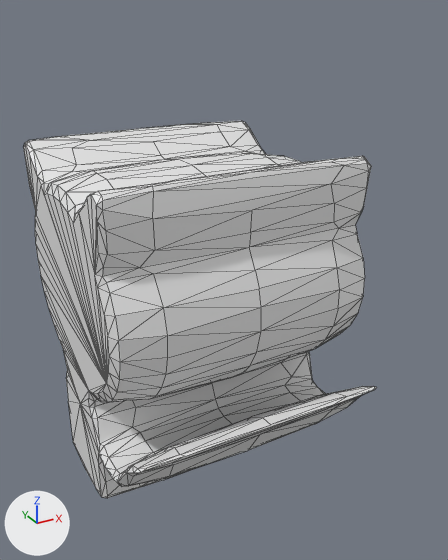
A saved change to the FBX model Assets/LowPoly_GamePorfolio/Models/Github.fbx.
Before and after are seen from a 50 mm lens placed at (-1.38, 15.42, 1.76), pointed at (0.13, 18.18, 0.38). The lights are fixed; the arrows at lower left show +X, +Y and +Z. Mesh edges are drawn as thin lines. Where no turn or scale is listed for an object, it has been applied to the vertices.
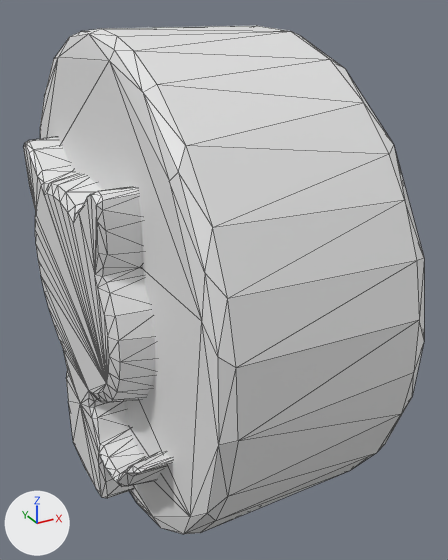
The newer file is also turned or shifted as a whole; pictures and numbers use the older file's frame.

Diff of the bpy script that builds the scene:
```diff
--- a/Assets/LowPoly_GamePorfolio/Models/Github.fbx.py
+++ b/Assets/LowPoly_GamePorfolio/Models/Github.fbx.py
@@ me_circle_003 @@
+me_circle_003.from_pydata(...)  # 126 vertices, 248 faces; spans x -0.52..0.5, y -1.25..1.27, z -1.28..1.24
@@ ob_circle_001 @@
+ob_circle_001 = bpy.data.objects.new('Circle.001', me_circle_003)
+ob_circle_001.location = (-0.009, 18.267, 0.439)
```

Location of each change, (x1, y1, x2, y2) in pixels of the pictures (448 x 560 px):
'Circle.001', added: after (40, 26, 424, 534)
'Circle.002', unchanged, covered by the edit: before (23, 121, 377, 498); after (23, 137, 172, 498)
